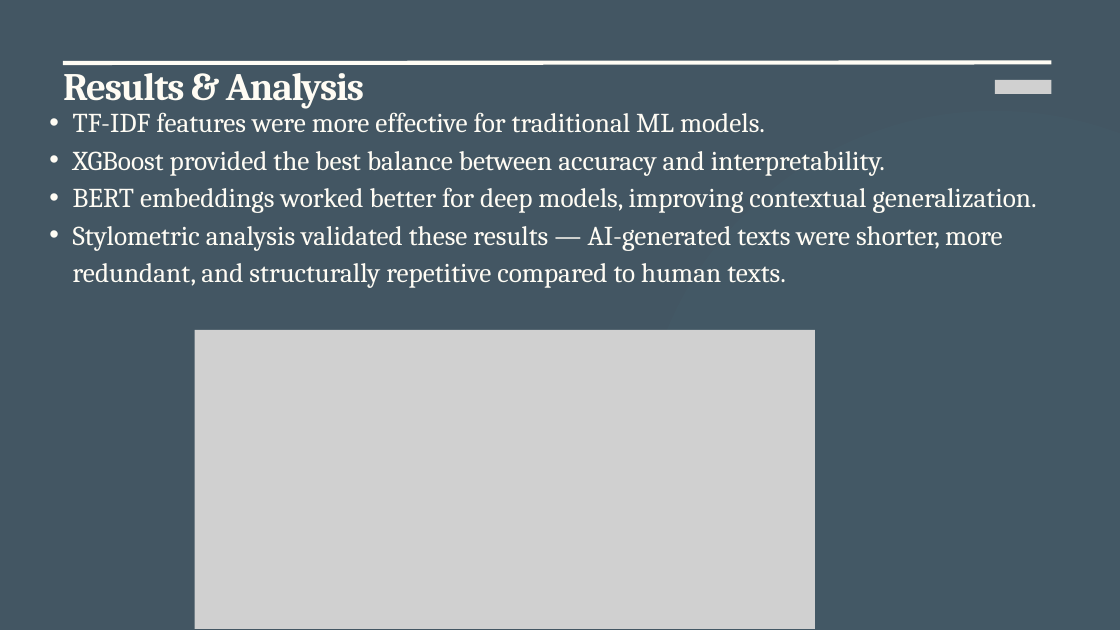
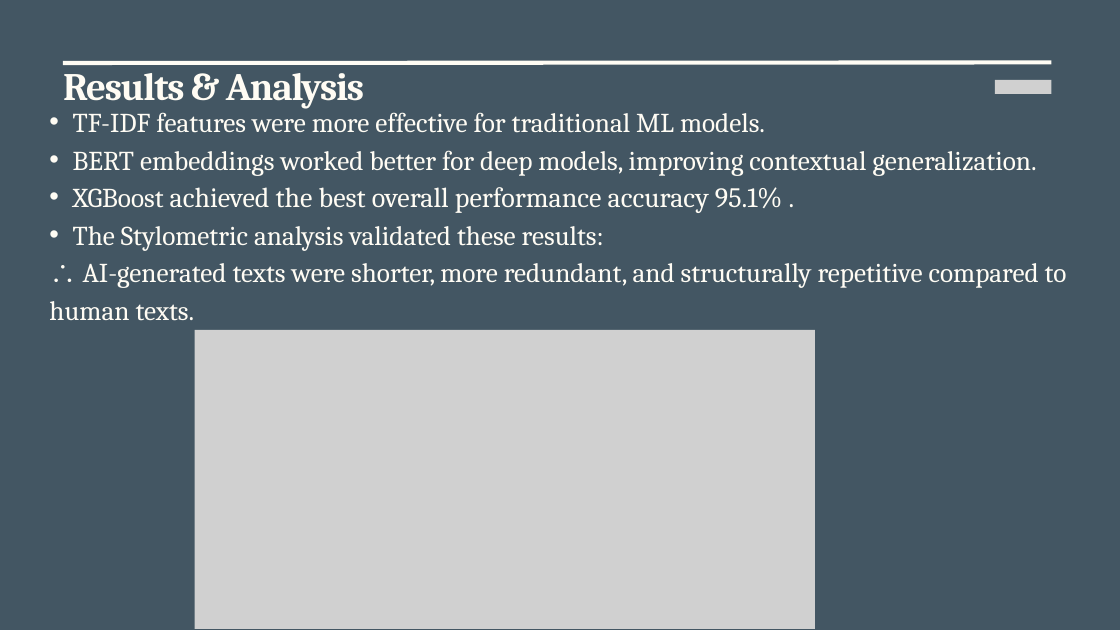
Before and after one commit to shoagMdf/ArabicNLP_Project, a slide deck: slide 12 of results/presentations/Advanced Data Analytic Techniques.pptx (slide 11 before the commit). Drawn at 1120x630 pixels with LibreOffice and Linux fonts; fonts in the diff are those of the drawing; grey boxes stand for pictures. Boxes give left, top, right and bottom in pixels: in the first picture for what was removed or moved away, otherwise in the second. Text is boxed around its words. In the diff, an @@ line names an element or a change of style, - is before the commit and + after.

```diff
--- a/results/presentations/Advanced Data Analytic Techniques.pptx
+++ b/results/presentations/Advanced Data Analytic Techniques.pptx
@@ freeform shape removed at (x1=640, y1=111, x2=1120, y2=630) @@
@@ text at (x1=73, y1=151, x2=885, y2=175): paragraph removed @@
-  • XGBoost provided the best balance between accuracy and interpretability.
@@ text at (x1=49, y1=187, x2=1067, y2=321): text changed @@
-  • Stylometric analysis validated these results — AI-generated texts were shorter, more redundant, and structurally repetitive compared to human texts.
+  • XGBoost achieved the best overall performance accuracy 95.1% .
+  • The Stylometric analysis validated these results:
+  ∴ AI-generated texts were shorter, more redundant, and structurally repetitive compared to human texts.
```
Also in this commit, not shown: 10 other slides changed, 1 slide added.
